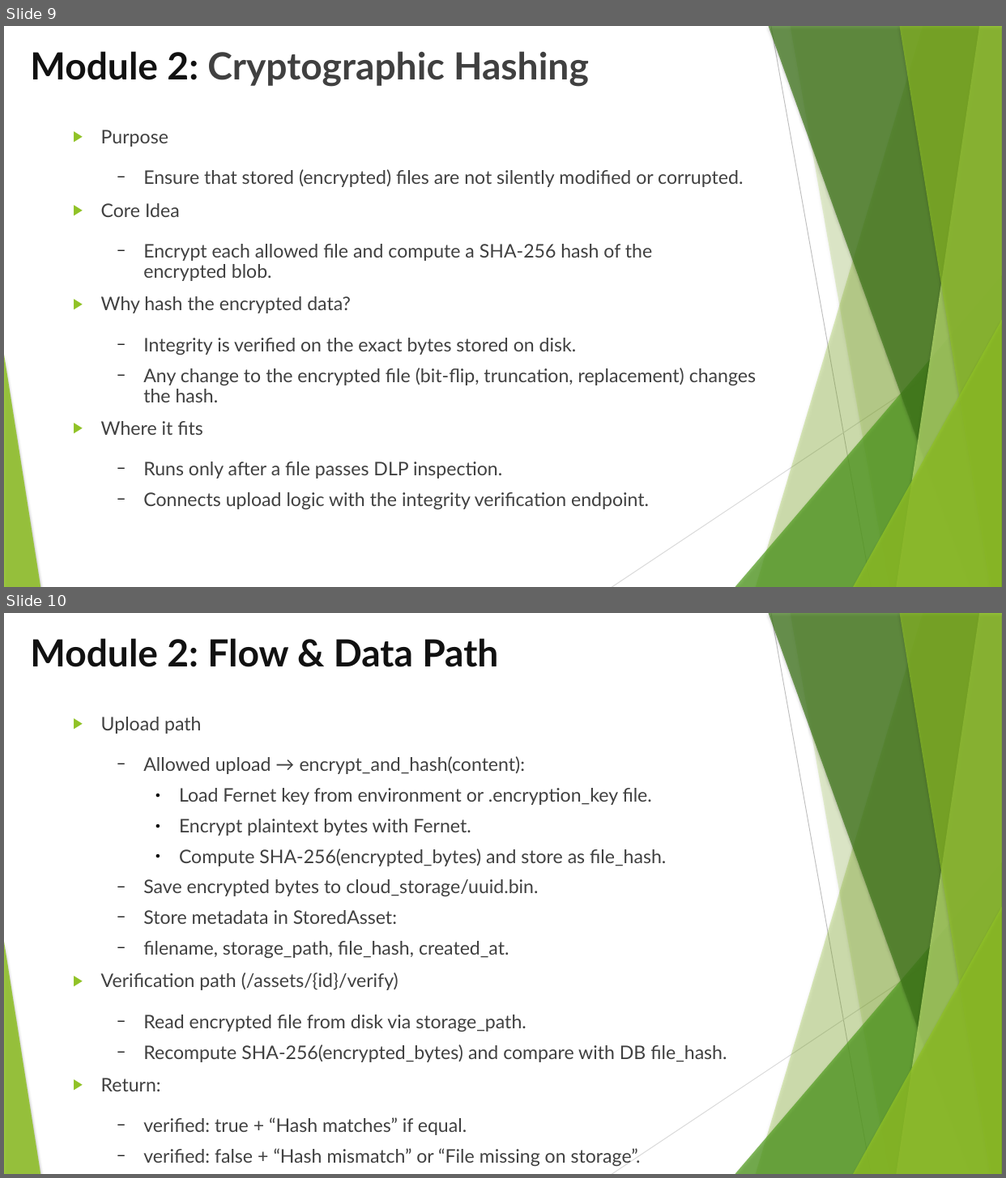
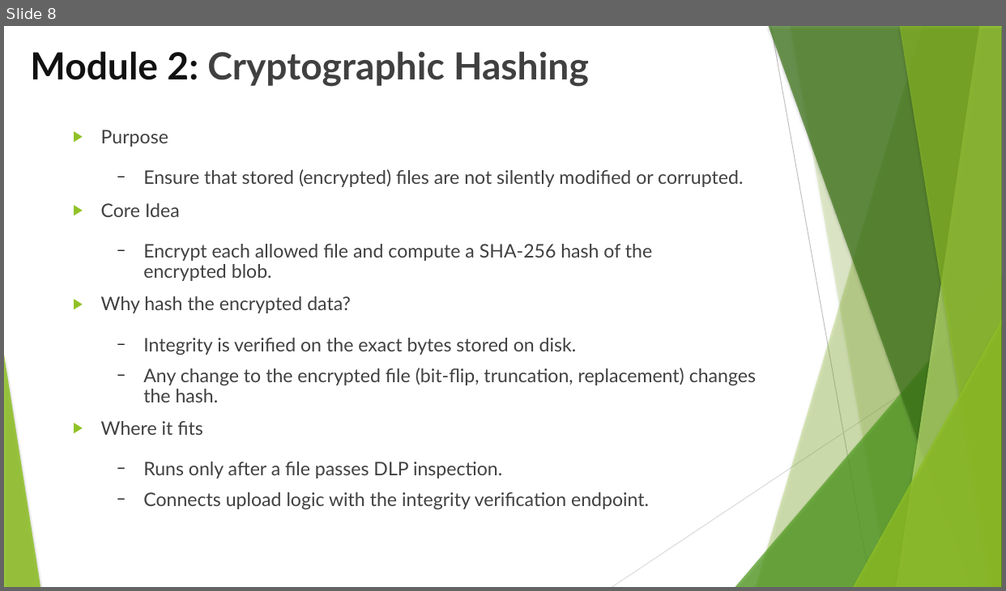
Before and after one commit to fyxvoid/cloud-dlp, a slide deck: cloud-dlp-review-II.pptx. Shown one above the other, each under a label of ours: slides 9 and 10 before the commit, slide 8 after it. The pictures are 1006x1178 and 1006x591 pixels, drawn with LibreOffice and Linux fonts; fonts in the diff are those of the drawing. Boxes give left, top, right and bottom in pixels: in the first picture for what was removed or moved away, otherwise in the second. Text is boxed around its words. In the diff, an @@ line names an element or a change of style, - is before the commit and + after.

```diff
--- a/cloud-dlp-review-II.pptx
+++ b/cloud-dlp-review-II.pptx
@@ slide 10 removed at [4,613,1002,1174], background #FFFFFF; not listed: 10 template elements that a slide beside it also shows @@
@@ title removed at [30,638,498,667] @@
-Module 2: Flow & Data Path
@@ text removed at [101,717,727,1166] @@
-▶ Upload path
-  − Allowed upload → encrypt_and_hash(content):
-    ● Load Fernet key from environment or .encryption_key file.
-    ● Encrypt plaintext bytes with Fernet.
-    ● Compute SHA‑256(encrypted_bytes) and store as file_hash.
-  − Save encrypted bytes to cloud_storage/uuid.bin.
-  − Store metadata in StoredAsset:
-  − filename, storage_path, file_hash, created_at.
-▶ Verification path (/assets/{id}/verify)
-  − Read encrypted file from disk via storage_path.
-  − Recompute SHA‑256(encrypted_bytes) and compare with DB file_hash.
-▶ Return:
-  − verified: true + “Hash matches” if equal.
-  − verified: false + “Hash mismatch” or “File missing on storage”.
@@ what was slide 9 is now slide 8 @@
@@ slide 8 changed as well @@
@@ freeform shape at [899,26,1002,587]: outline redrawn @@
```
Also in this commit, not shown: 9 other slides changed, 6 slides added, 8 other slides removed, 2 other files.
